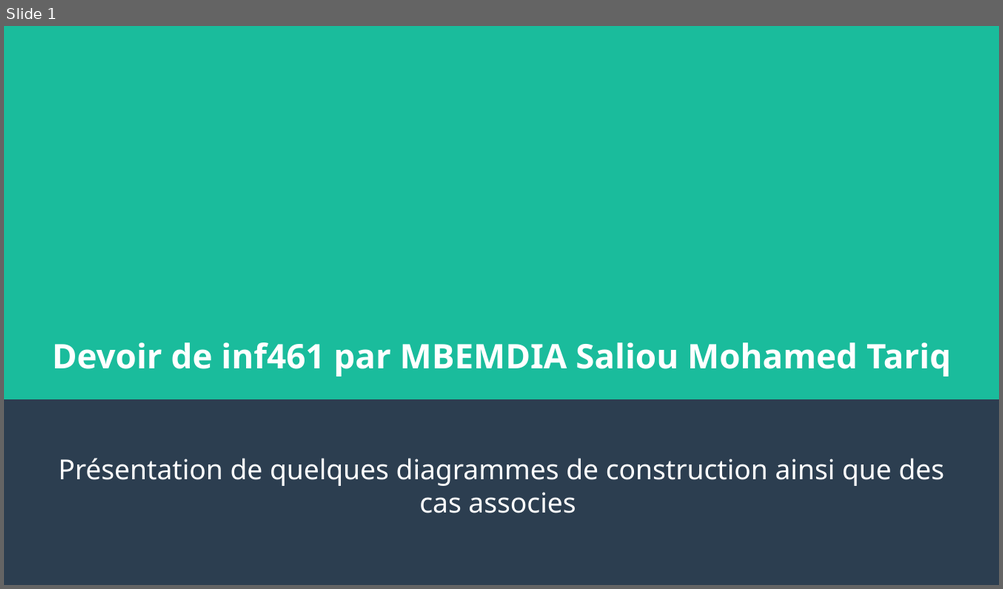
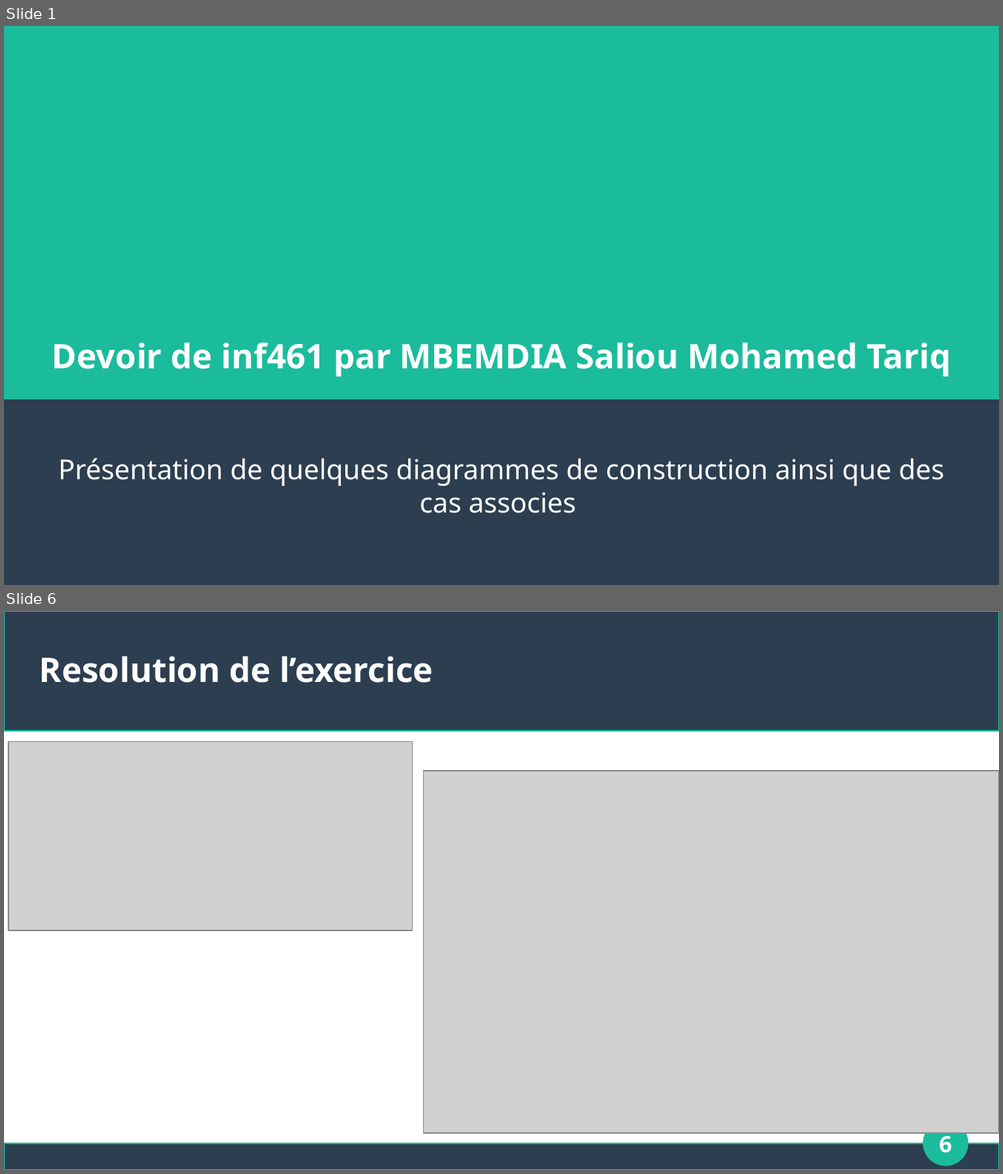
Before and after one commit to ndassah/construction-patterns, a slide deck: Presentation/PP.odp. Shown one above the other, each under a label of ours: slide 1 before the commit, slides 1 and 6 after it; the slides between them are not shown. The pictures are 1003x589 and 1003x1174 pixels, drawn with LibreOffice and Linux fonts; fonts in the diff are those of the drawing; grey boxes stand for pictures. Boxes give left, top, right and bottom in pixels: in the first picture for what was removed or moved away, otherwise in the second. Text is boxed around its words. In the diff, an @@ line names an element or a change of style, - is before the commit and + after.

```diff
--- a/Presentation/PP.odp
+++ b/Presentation/PP.odp
@@ slide 6 added at [4, 611, 999, 1170], background #FFFFFF @@
@@ rectangle added at [4, 611, 999, 731], fill #2C3E50, outline #1ABC9C 0.85 pt @@
@@ title added at [40, 656, 433, 683], 27 pt, text #FFFFFF, bold @@
+Resolution de l’exercice
@@ picture added at [8, 742, 412, 931] @@
@@ picture added at [424, 771, 999, 1133] @@
@@ ellipse added at [924, 1122, 968, 1166], fill #1ABC9C, outline #1ABC9C 0.85 pt @@
@@ page number added at [939, 1131, 951, 1153], 18 pt, text #FFFFFF, bold @@
+6
@@ rectangle added at [4, 1145, 999, 1170], fill #2C3E50, outline #1ABC9C 0.85 pt @@
```
Also in this commit, not shown: 6 other slides added, 1 slide removed, 16 other files.
